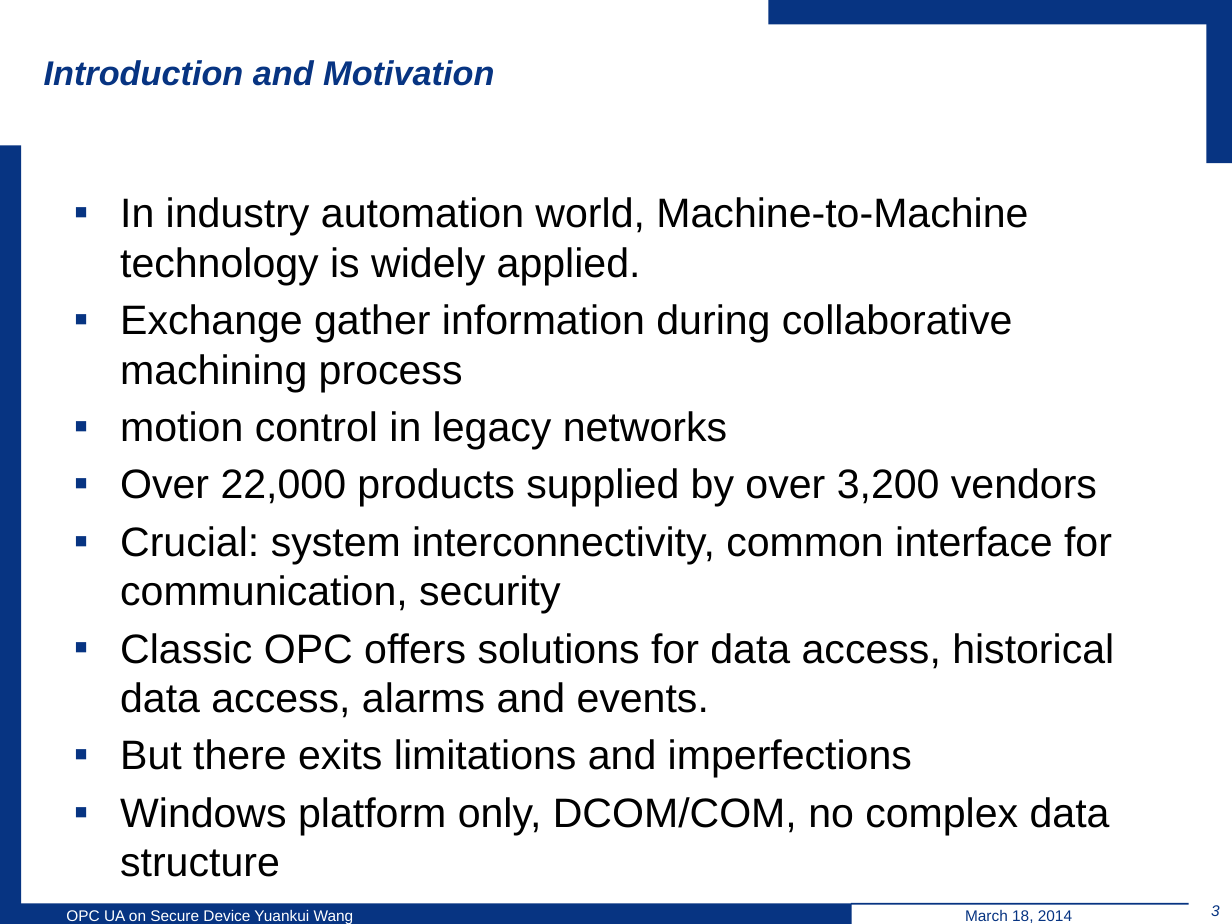
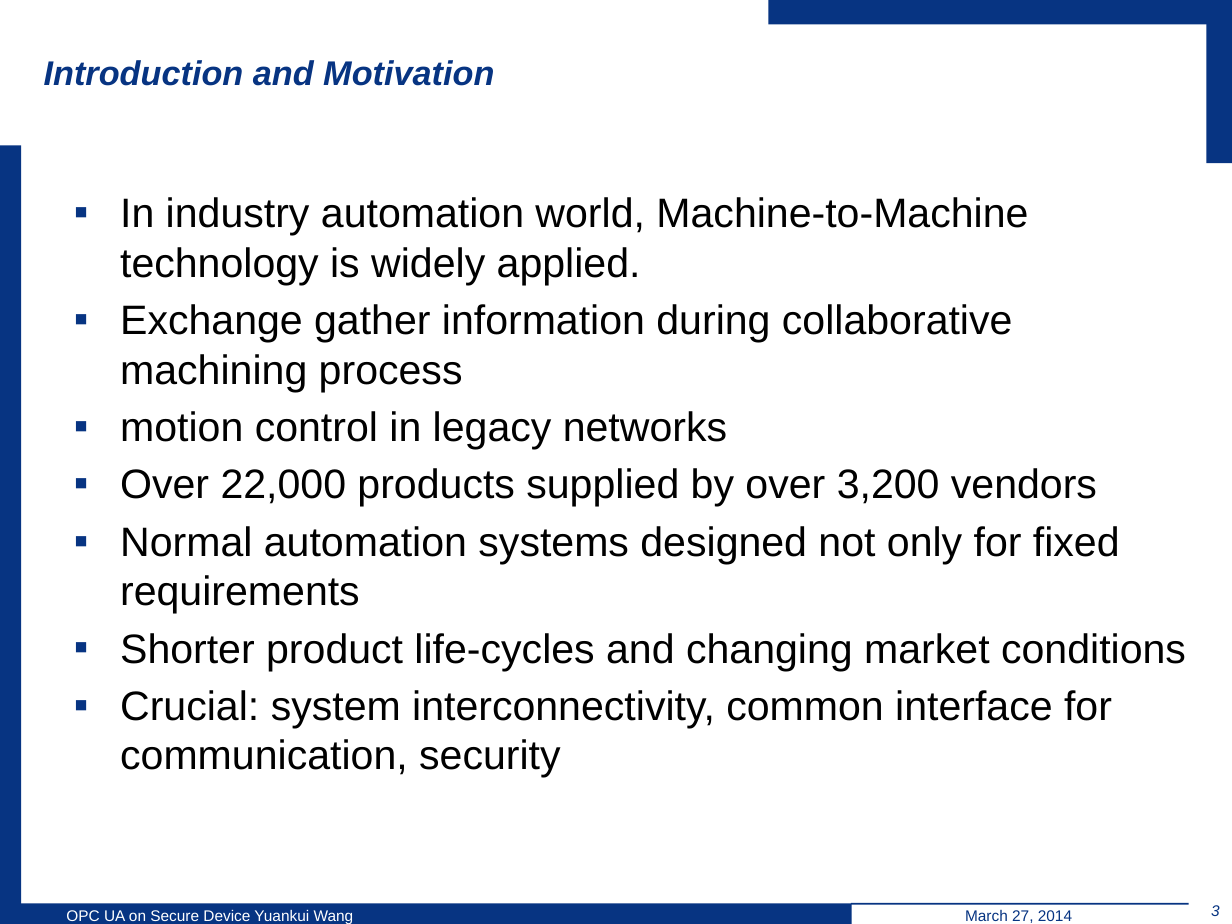
Before and after one commit to wsuetholz/opc-ua-wangyk-upb-morpho, a slide deck: slide 3 of ppt/Implementation Object Linking and Embedding for Processes Control.pptx. Drawn at 1232x924 pixels with LibreOffice and Linux fonts; fonts in the diff are those of the drawing; background and template pictures are left out. Boxes give left, top, right and bottom in pixels: in the first picture for what was removed or moved away, otherwise in the second. Text is boxed around its words. In the diff, an @@ line names an element or a change of style, - is before the commit and + after.

```diff
--- a/ppt/Implementation Object Linking and Embedding for Processes Control.pptx
+++ b/ppt/Implementation Object Linking and Embedding for Processes Control.pptx
@@ text at [120,526,1186,671]: paragraphs added @@
+▪ Normal automation systems designed not only for fixed requirements
+▪ Shorter product life-cycles and changing market conditions
@@ text at [120,633,1114,877]: paragraphs removed @@
-▪ Classic OPC offers solutions for data access, historical data access, alarms and events.
-▪ But there exits limitations and imperfections
-▪ Windows platform only, DCOM/COM, no complex data structure
@@ text at [965,910,1072,923]: text changed @@
-March 18, 2014
+March 27, 2014
```
Also in this commit, not shown: 15 other slides changed, 7 slides removed.
